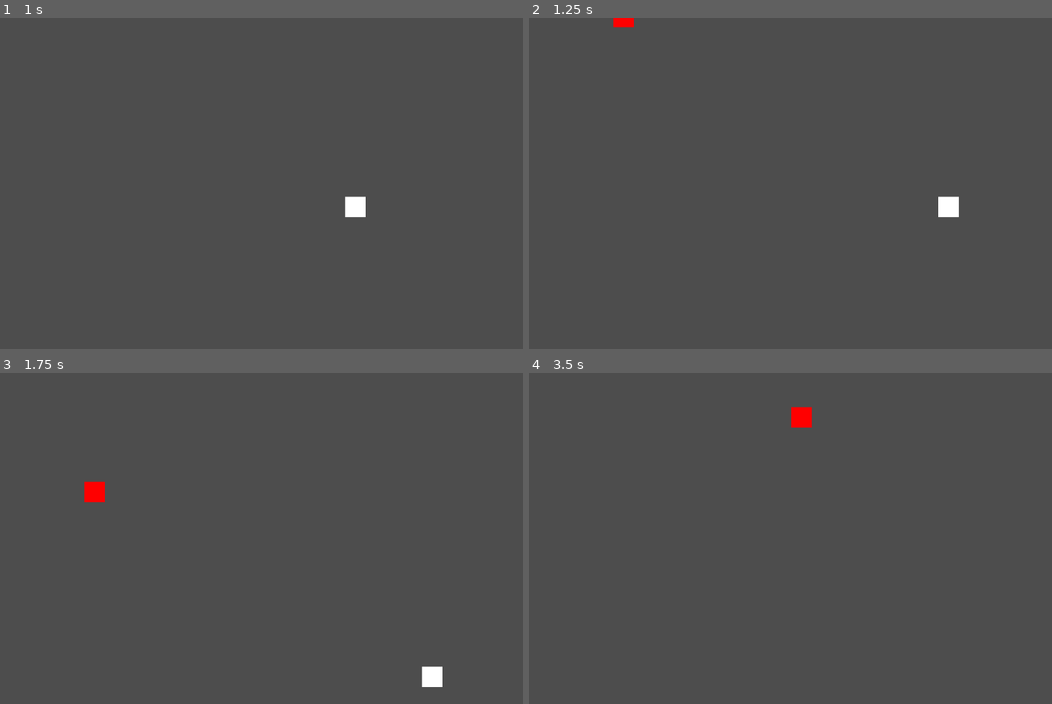
Above: before the commit, frames 1-4 (two rows, left to right).
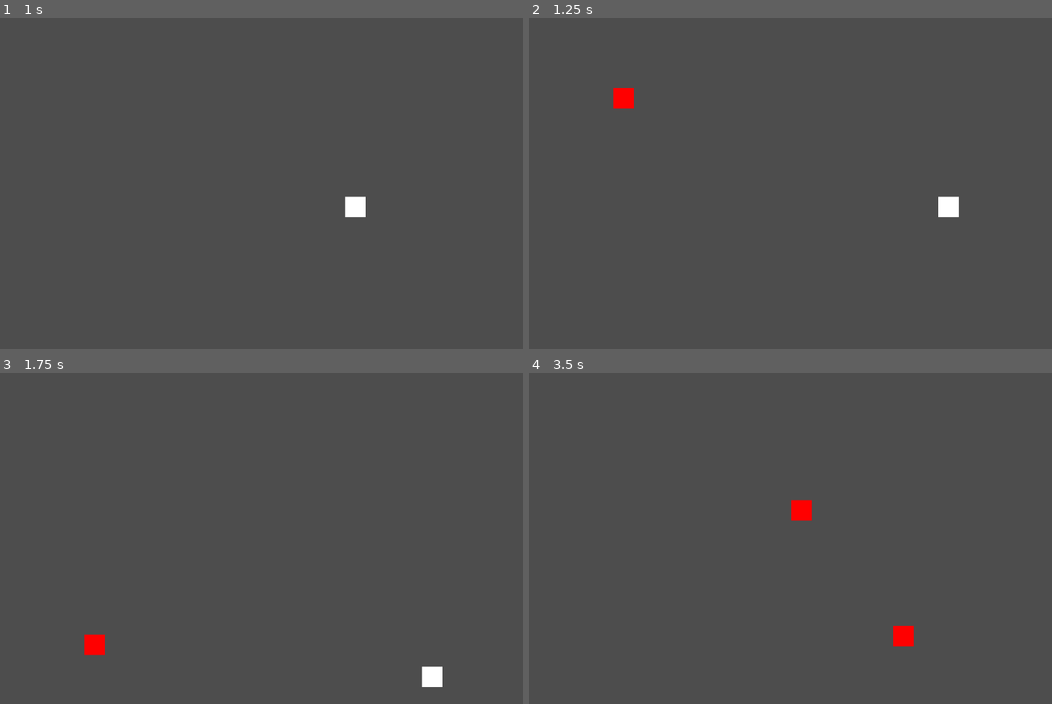
Above: after the commit, the same moments.

Repository: caney93/dodge-and-survive
Game: Godot game, scene res://main.tscn
Two runs of this game, one before a commit and one after it. Both use one fixed random seed, a clock stepped at 60 frames per second and the inputs below.
Inputs:
- Up to frame 1 (1 s): tap Enter at 0.5 s; hold Right (ui_right) from 0.53 s (still down)
- Up to frame 2 (1.25 s): keep holding Right (ui_right)
- Up to frame 3 (1.75 s): release Right (ui_right) at 1.28 s; hold Down (ui_down) from 1.28 s (still down)
- Up to frame 4 (3.5 s): release Down (ui_down) at 2.03 s; hold Right (ui_right) 2.03-2.78 s; hold Up (ui_up) from 2.78 s (still down)

Frame 1 is identical in both runs. In frame 2, 0.4% of the frame differs, in the area x 16-21%, y 0-28%; in frame 3, 0.5%; in frame 4, 0.7%, in the area x 50-74%, y 10-83%.

Commit message:
feat: Kollision mit Hindernissen git checkout main git merge feature/kollision

Diff:
--- /dev/null
+++ b/obstacle.gd
@@ -0,0 +1,6 @@
+extends Area2D
+
+var speed = randf_range(200, 800)
+
+func _process(delta):
+	position.y += speed * delta
--- a/obstacle.tscn
+++ b/obstacle.tscn
@@ -1,9 +1,12 @@
 [gd_scene format=3 uid="uid://dk7mtk4sp3gvp"]
+
+[ext_resource type="Script" uid="uid://bteolsbapucgj" path="res://obstacle.gd" id="1_sl1jc"]
 
 [sub_resource type="RectangleShape2D" id="RectangleShape2D_qcbvg"]
 size = Vector2(40, 40)
 
-[node name="Obstacle" type="RigidBody2D" unique_id=1642743380]
+[node name="Obstacle" type="Area2D" unique_id=1312878376 groups=["obstacle"]]
+script = ExtResource("1_sl1jc")
 
 [node name="CollisionShape2D" type="CollisionShape2D" parent="." unique_id=187117643]
 shape = SubResource("RectangleShape2D_qcbvg")
--- a/player.gd
+++ b/player.gd
@@ -13,3 +13,8 @@
 	if Input.is_action_pressed("ui_up"):
 		direction.y -= 1
 	position += direction.normalized() * speed * delta
+
+
+func _on_area_entered(area: Area2D) -> void:
+	if area.is_in_group("obstacle"):
+		get_tree().change_scene_to_file("res://main.tscn")
--- a/player.tscn
+++ b/player.tscn
@@ -16,3 +16,5 @@
 offset_right = 40.0
 offset_bottom = 40.0
 metadata/_edit_use_anchors_ = true
+
+[connection signal="area_entered" from="." to="." method="_on_area_entered"]
Not shown, added: obstacle.gd.uid
